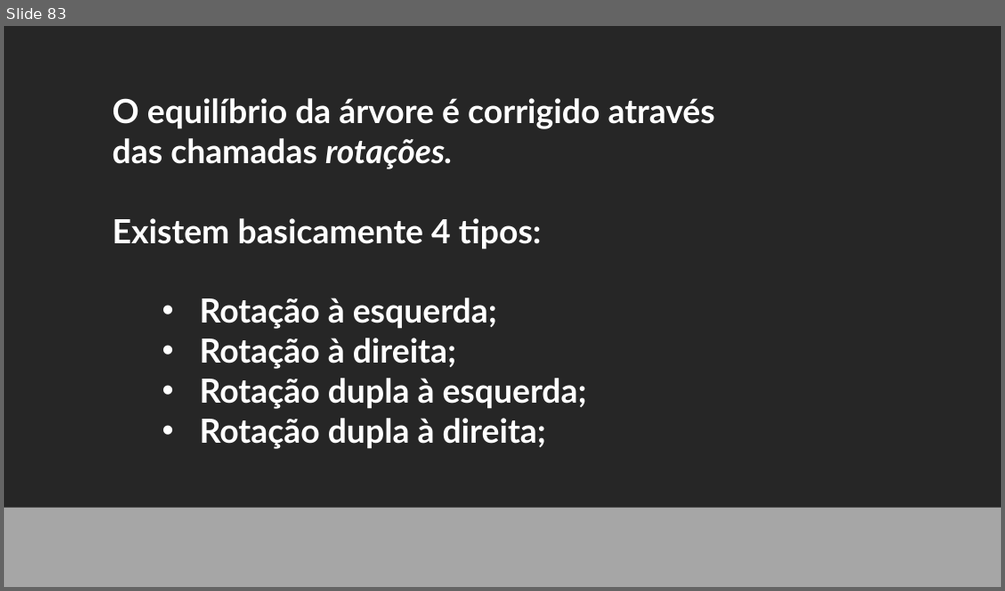
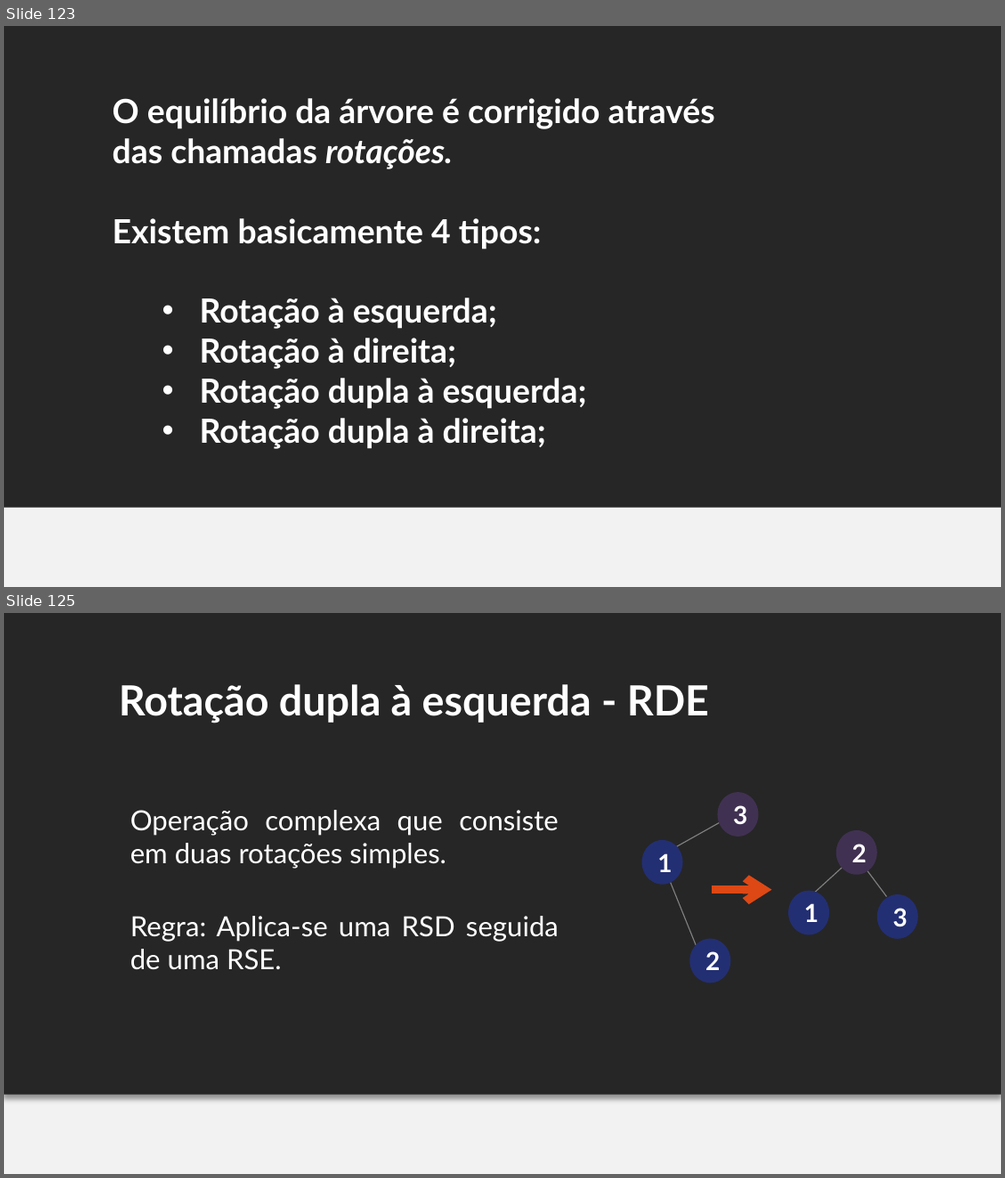
Before and after one commit to felipemarc/AED1_2016-2, a slide deck: ap_arvores/AED - arvores.pptx. Shown one above the other, each under a label of ours: slide 83 before the commit, slides 123 and 125 after it; the slides between them are not shown. The pictures are 1005x591 and 1005x1178 pixels, drawn with LibreOffice and Linux fonts; fonts in the diff are those of the drawing. Boxes give left, top, right and bottom in pixels: in the first picture for what was removed or moved away, otherwise in the second. Text is boxed around its words. In the diff, an @@ line names an element or a change of style, - is before the commit and + after.

```diff
--- a/ap_arvores/AED - arvores.pptx
+++ b/ap_arvores/AED - arvores.pptx
@@ slide 125 added at (4,613,1001,1174), background #F2F2F2 @@
@@ rectangle added at (4,613,1001,1094), fill #262626 @@
@@ text added at (119,684,709,723), 30 pt, text #FFFFFF, bold @@
+Rotação dupla à esquerda - RDE
@@ text added at (130,810,558,970), 20 pt, text #FFFFFF @@
+Operação complexa que consiste em duas rotações simples.
+Regra: Aplica-se uma RSD seguida de uma RSE.
@@ group added at (642,793,918,981): 6 ellipses, 4 lines, 1 arrow @@
+3
+1
+2
+1
+2
+3
@@ what was slide 83 is now slide 123 @@
@@ slide 123 changed as well @@
@@ background #A6A6A6 to #F2F2F2 @@
```
Also in this commit, not shown: 83 other slides changed, 52 other slides added, 16 slides removed.
